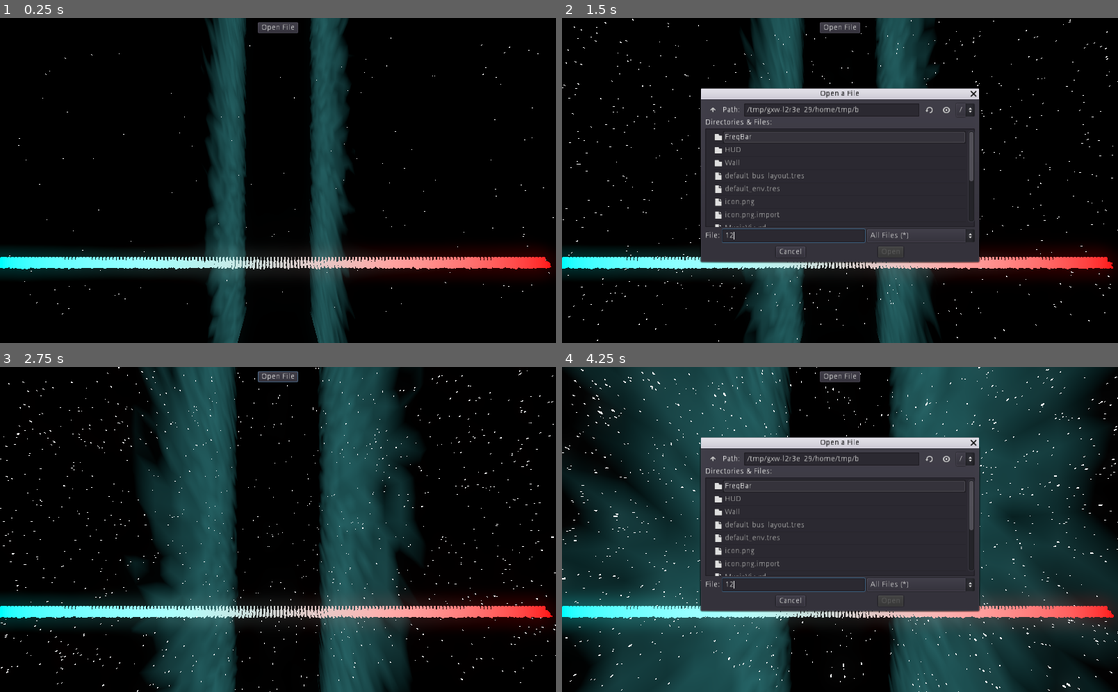
Above: before the commit, frames 1-4 (two rows, left to right).
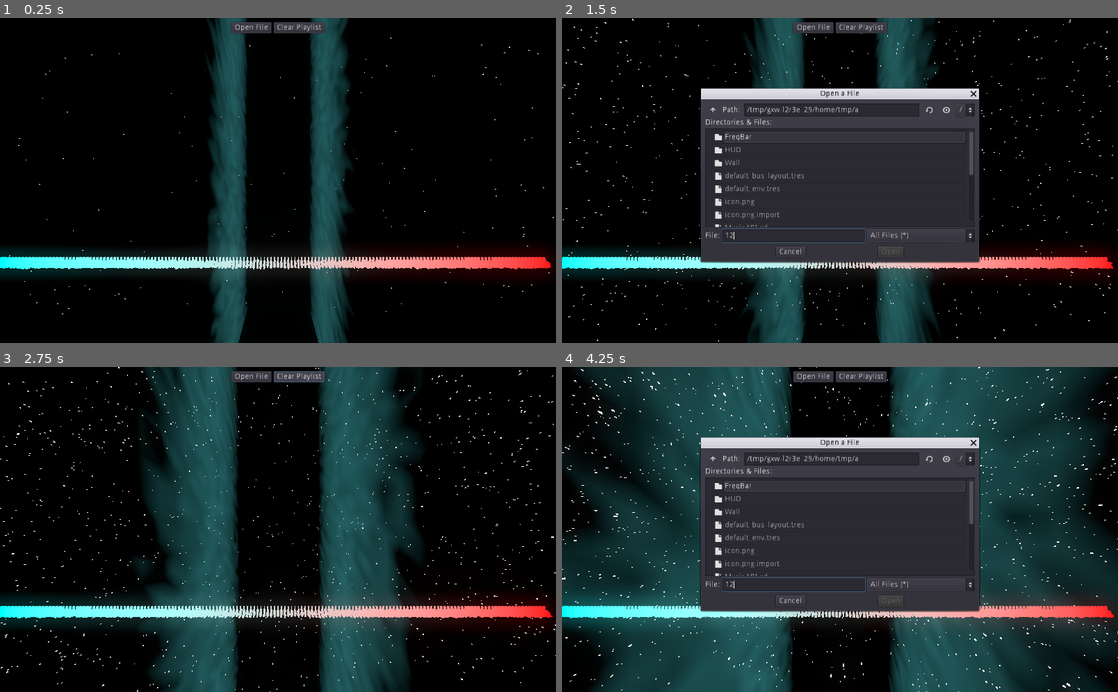
Above: after the commit, the same moments.

Repository: Technohacker/GodotMusicVis
Game: Godot game, scene res://MusicViz.tscn
Two runs of this game, one before a commit and one after it. Both use one fixed random seed, a clock stepped at 60 frames per second and the inputs below.
Inputs (mouse positions are in pixels of both pictures, inside the frame that each line leads up to):
- Up to frame 1 (0.25 s): no input
- Up to frame 2 (1.5 s): click "Open File" at 0.5 s; click (795, 235) at 1.27 s; type "12" at 1.35 s
- Up to frame 3 (2.75 s): click (300, 376) at 2 s, where only the run after the commit has a clickable "Clear Playlist"
- Up to frame 4 (4.25 s): click "Open File" at 2.75 s; click (795, 584) at 3.52 s; type "12" at 3.6 s

The runs differ from the first frame. In frame 1, 0.7% of the frame differs, in the area x 36-59%, y 0-100%; in frame 2, 0.6%; in frame 3, 0.7%; in frame 4, 0.6%.

Commit message:
Add new Music API (#1)
* Add new Music API

- New music API with automatic playlist features that lets you load up a few songs and let the API do the rest
- You can now toggle your HUD by F1

Diff:
--- a/FreqBar/FreqBar.gd
+++ b/FreqBar/FreqBar.gd
@@ -1,5 +1,5 @@
 extends MeshInstance
 
 # Called every frame. 'delta' is the elapsed time since the previous frame.
-func _process(delta):
+func _process(_delta):
 	$Particles.lifetime = max(self.translation.y, 0.01)
--- a/HUD/HUD.gd
+++ b/HUD/HUD.gd
@@ -1,6 +1,12 @@
 extends CanvasLayer
 
-signal stream_ready(stream)
+var MusicAPI
+
+func _ready(): MusicAPI = get_tree().get_nodes_in_group("MusicAPI")[0]
+
+func _input(event):
+	if event.is_action_pressed("toggle_hud"):
+		$HBoxContainer.visible = !$HBoxContainer.visible
 
 func _on_Open_pressed():
 	var file_open = FileDialog.new()
@@ -12,11 +18,8 @@
 	file_open.popup_centered(OS.window_size / 2)
 
 	var file_path = yield(file_open, "file_selected")
-	var file = File.new()
-	file.open(file_path, File.READ)
-	var buffer = file.get_buffer(file.get_len())
+	MusicAPI.add_song(file_path)
 
-	var stream = AudioStreamMP3.new()
-	stream.data = buffer
-
-	emit_signal("stream_ready", stream)
+func _on_Clear_Playlist_pressed():
+	MusicAPI.clear_queue()
+	pass # Replace with function body.
--- a/HUD/HUD.tscn
+++ b/HUD/HUD.tscn
@@ -16,9 +16,16 @@
 }
 
 [node name="Open" type="Button" parent="HBoxContainer"]
-margin_left = 467.0
-margin_right = 541.0
+margin_left = 418.0
+margin_right = 492.0
 margin_bottom = 20.0
 text = "Open File"
 
+[node name="Clear Playlist" type="Button" parent="HBoxContainer"]
+margin_left = 496.0
+margin_right = 590.0
+margin_bottom = 20.0
+text = "Clear Playlist"
+
 [connection signal="pressed" from="HBoxContainer/Open" to="." method="_on_Open_pressed"]
+[connection signal="pressed" from="HBoxContainer/Clear Playlist" to="." method="_on_Clear_Playlist_pressed"]
--- /dev/null
+++ b/MusicAPI.gd
@@ -0,0 +1,39 @@
+# Music API
+# The music is played and controlled here
+
+extends Node
+
+signal stream_ready(stream)
+signal stop_stream()
+
+var playlist: Array = []
+var playing_music: bool = false
+var wait_for_track: bool = true # Checks if track playing currently is finished
+
+func add_song(song_path: String):
+	playlist.append(song_path)
+	if !playing_music:
+		_play_music()
+
+func _play_music():
+	playing_music = true
+	for song in playlist:
+		stream_music(song)
+		if wait_for_track:
+			yield(get_node("/root/MusicViz"), "track_finished") # Wait for signal
+		playlist.remove(playlist.find(song))
+	playing_music = false
+
+func stream_music(song_path):
+	var file = File.new()
+	file.open(song_path, File.READ)
+	var buffer = file.get_buffer(file.get_len())
+
+	var stream = AudioStreamMP3.new()
+	stream.data = buffer
+	emit_signal("stream_ready", stream)
+
+func clear_queue():
+	playlist.clear()
+	playing_music = false
+	emit_signal("stop_stream")
--- /dev/null
+++ b/MusicAPI.tscn
@@ -0,0 +1,6 @@
+[gd_scene load_steps=2 format=2]
+
+[ext_resource path="res://MusicAPI.gd" type="Script" id=1]
+
+[node name="MusicAPI" type="Node" groups=["MusicAPI"]]
+script = ExtResource( 1 )
--- a/MusicViz.gd
+++ b/MusicViz.gd
@@ -7,7 +7,10 @@
 var spectrum: AudioEffectSpectrumAnalyzerInstance
 var count: int
 
+signal track_finished()
+
 func _init():
+	MusicAPI.connect("stream_ready", self, "_musicapi_stream_ready")
 	spectrum = AudioServer.get_bus_effect_instance(0, 0)
 
 func _ready():
@@ -39,6 +42,12 @@
 				prev_hz = hz
 				i += 1
 
-func _on_HUD_stream_ready(stream: AudioStream):
+func _musicapi_stream_ready(stream):
 	$AudioStreamPlayer.stream = stream
 	$AudioStreamPlayer.play(0)
+
+func _on_AudioStreamPlayer_finished():
+	emit_signal("track_finished")
+
+func _on_MusicAPI_stop_stream():
+	$AudioStreamPlayer.stream = AudioStream.new()
--- a/MusicViz.tscn
+++ b/MusicViz.tscn
@@ -24,7 +24,7 @@
 material = SubResource( 3 )
 size = Vector3( 0.117, 0.121, 0.158 )
 
-[node name="MusicViz" type="Spatial"]
+[node name="MusicViz" type="Spatial" groups=["MusicViz"]]
 script = ExtResource( 3 )
 
 [node name="FreqBars" type="Spatial" parent="."]
@@ -44,7 +44,7 @@
 [node name="HUD" parent="." instance=ExtResource( 4 )]
 
 [node name="WallL" parent="." instance=ExtResource( 1 )]
-transform = Transform( -4.37114e-08, 1, 0, -1, -4.37114e-08, 0, 0, 0, 1, 0, 100, -150 )
+transform = Transform( -4.37114e-08, 1, 0, -1, -4.37114e-08, 0, 0, 0, 1, 2.48034, 99.642, -151.132 )
 
 [node name="WallR" parent="." instance=ExtResource( 1 )]
 transform = Transform( -4.37114e-08, -1, 0, 1, -4.37114e-08, 0, 0, 0, 1, 200, 100, -150 )
@@ -57,4 +57,4 @@
 process_material = SubResource( 2 )
 draw_pass_1 = SubResource( 4 )
 
-[connection signal="stream_ready" from="HUD" to="." method="_on_HUD_stream_ready"]
+[connection signal="finished" from="AudioStreamPlayer" to="." method="_on_AudioStreamPlayer_finished"]
--- a/project.godot
+++ b/project.godot
@@ -18,6 +18,18 @@
 
 enable_audio_input=true
 
+[autoload]
+
+MusicAPI="*res://MusicAPI.tscn"
+
+[input]
+
+toggle_hud={
+"deadzone": 0.5,
+"events": [ Object(InputEventKey,"resource_local_to_scene":false,"resource_name":"","device":0,"alt":false,"shift":false,"control":false,"meta":false,"command":false,"pressed":false,"scancode":16777244,"physical_scancode":0,"unicode":0,"echo":false,"script":null)
+ ]
+}
+
 [physics]
 
 common/enable_pause_aware_picking=true
